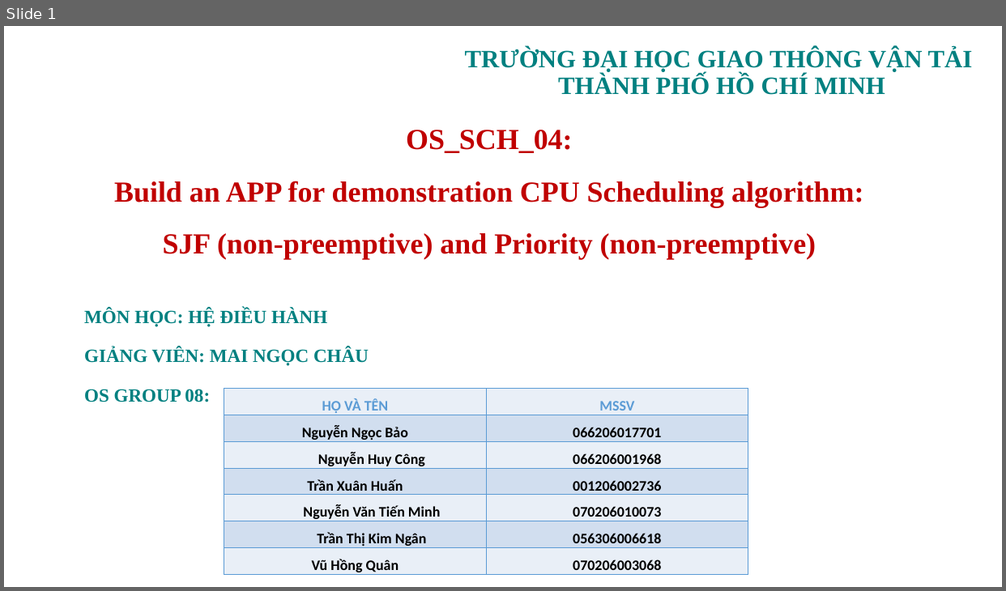
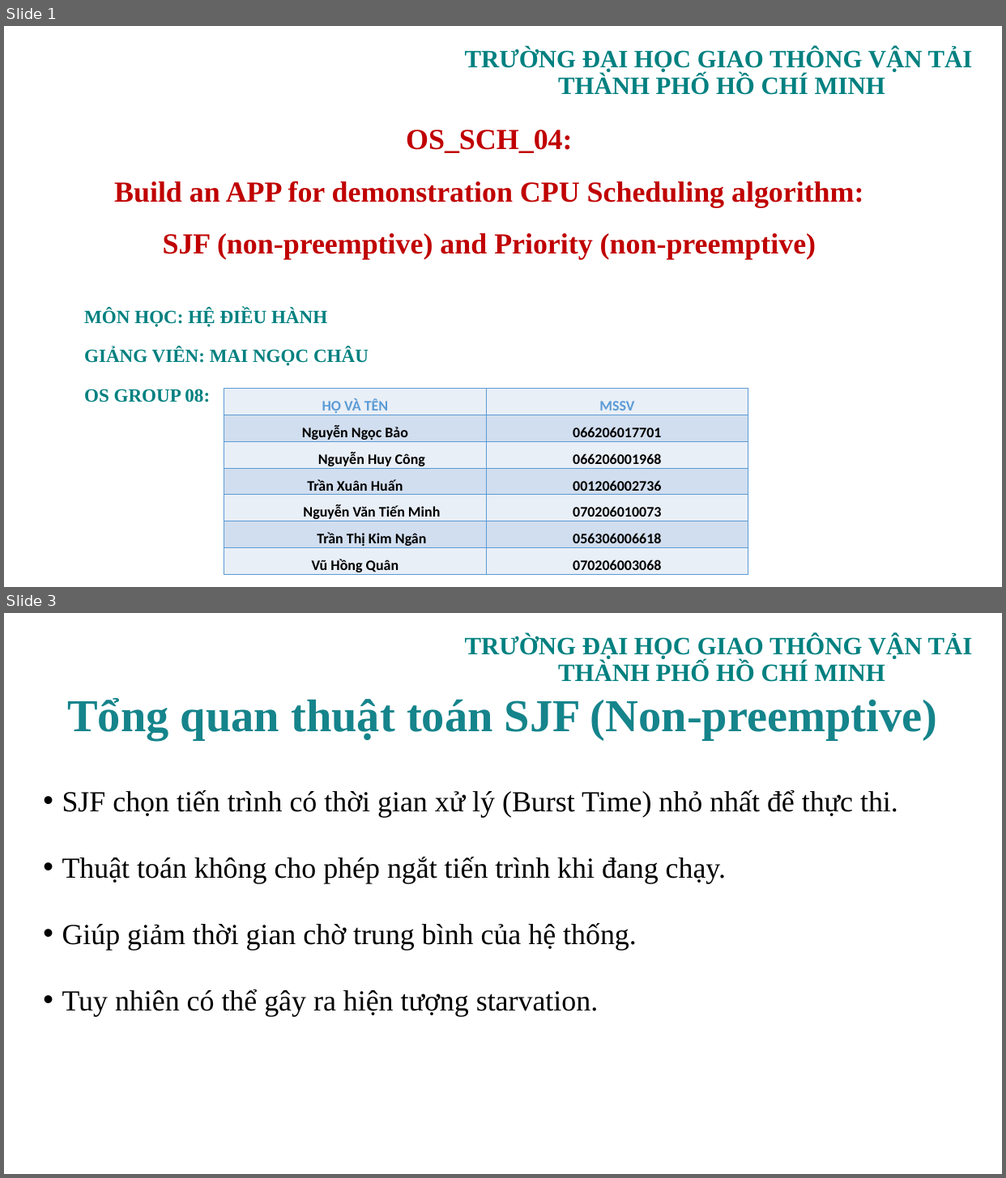
Before and after one commit to tkimngan040/OS_Group08_OS_SCH_04, a slide deck: PPTX/OS_SCH_04_GROUP08.pptx. Shown one above the other, each under a label of ours: slide 1 before the commit, slides 1 and 3 after it; the slides between them are not shown. The pictures are 1006x591 and 1006x1178 pixels, drawn with LibreOffice and Linux fonts; fonts in the diff are those of the drawing; background and template pictures are left out. Boxes give left, top, right and bottom in pixels: in the first picture for what was removed or moved away, otherwise in the second. Text is boxed around its words. In the diff, an @@ line names an element or a change of style, - is before the commit and + after.

```diff
--- a/PPTX/OS_SCH_04_GROUP08.pptx
+++ b/PPTX/OS_SCH_04_GROUP08.pptx
@@ slide 3 added at box(4, 613, 1002, 1174), background picture (left out); not listed: 1 template element that a slide beside it also shows @@
@@ title added at box(67, 698, 937, 740), 44 pt, text #15848B, bold @@
+Tổng quan thuật toán SJF (Non-preemptive)
@@ text added at box(62, 790, 898, 1016), 28 pt, text #000000 @@
+• SJF chọn tiến trình có thời gian xử lý (Burst Time) nhỏ nhất để thực thi.
+• Thuật toán không cho phép ngắt tiến trình khi đang chạy.
+• Giúp giảm thời gian chờ trung bình của hệ thống.
+• Tuy nhiên có thể gây ra hiện tượng starvation.
@@ page number added at box(710, 1133, 934, 1163), 12 pt, text #FFFFFF @@
+3
```
Also in this commit, not shown: 1 slide changed, 11 other slides added, 19 slides removed.
